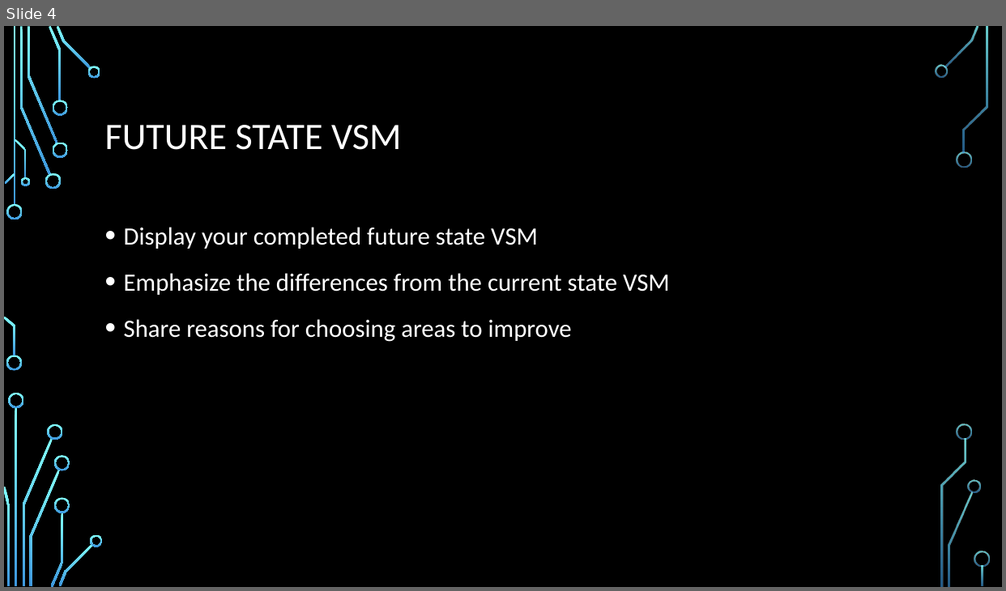
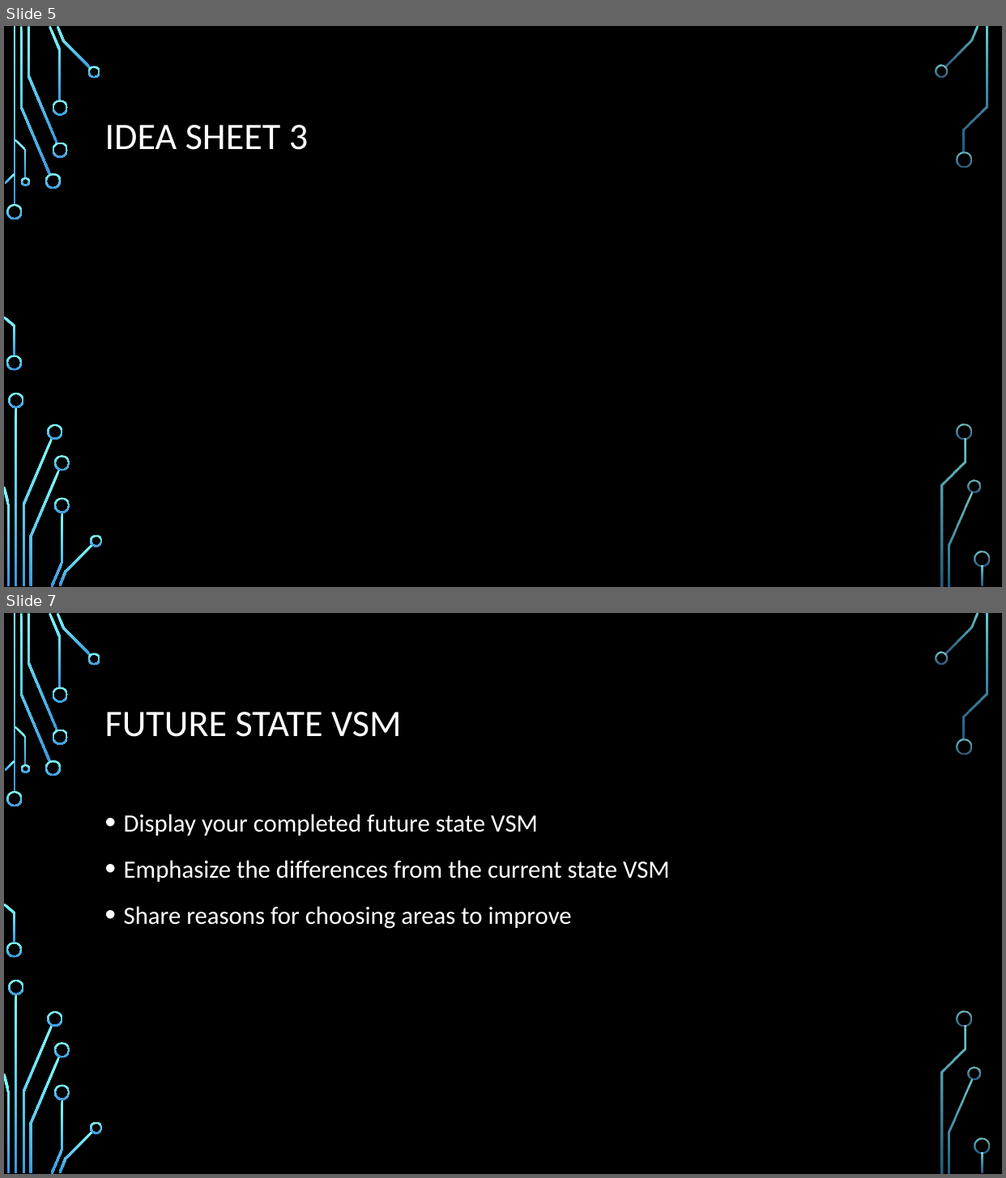
Before and after one commit to ureginastudent/PROJECT, a slide deck: ENSE 470 Milestone 2.pptx. Shown one above the other, each under a label of ours: slide 4 before the commit, slides 5 and 7 after it; the slides between them are not shown. The pictures are 1006x591 and 1006x1178 pixels, drawn with LibreOffice and Linux fonts; fonts in the diff are those of the drawing; background and template pictures are left out. Boxes give left, top, right and bottom in pixels: in the first picture for what was removed or moved away, otherwise in the second. Text is boxed around its words. In the diff, an @@ line names an element or a change of style, - is before the commit and + after.

```diff
--- a/ENSE 470 Milestone 2.pptx
+++ b/ENSE 470 Milestone 2.pptx
@@ slide 5 added at (4,26,1002,587), background picture (left out); not listed: 36 template elements that a slide beside it also shows @@
@@ title added at (105,125,308,150), 36 pt, text #FFFFFF @@
+IDEA SHEET 3
@@ what was slide 4 is now slide 7 @@
```
Also in this commit, not shown: 2 slides changed, 2 other slides added, 1 slide removed.
